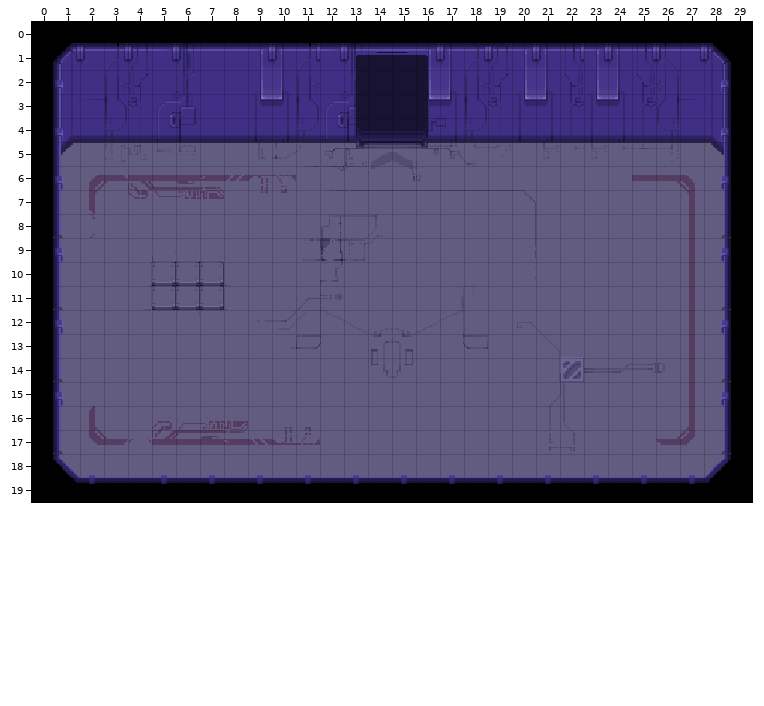
Level history. Tiled map: Assets/Tiled/roug.tmx. The picture above was drawn from the file before the commit.
Cells are 16x16 px. Shown: x 0..29, y 0..19.
The same view after the edit:
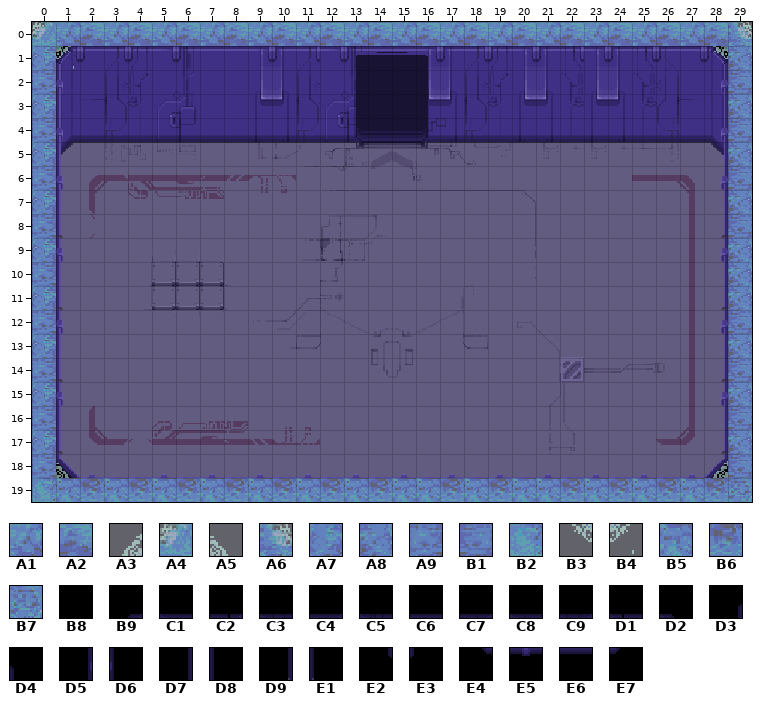
Key: from "Waves": A1 206, A2 207, A3 402, A4 404, A5 417, A6 817, A7 1201, A8 1218, A9 1401, B1 1418, B2 3203, B3 3402, B4 3417, B5 3606, B6 3607, B7 3614; from "new tile map2": B8 92, B9 93, C1 94, C2 95, C3 96, C4 97, C5 98, C6 99, C7 101, C8 102, C9 103, D1 104, D2 106, D3 163, D4 178, D5 234, D6 249, D7 305, D8 320, D9 660, E1 675, E2 1022, E3 1030, E4 1094, E5 1095, E6 1096, E7 1100.
__ is an empty cell.
Tiles of an added or newly shown layer are drawn over the layers below it.
See-through tiles are keyed as they look on the map.
Diff:
Layer "Слой тайлов 1":
The author changed tile B9 to tile A1 in row 0 at x 1.
The author changed tile C2 to tile A1 in row 0 at x 3 and 11.
The author changed tile C4 to tile A1 in row 0 at x 5 and 27.
The author changed tile C5 to tile A1 in row 0 at x 13.
The author changed tile C6 to tile A1 in row 0 at x 7 and 15.
The author changed tile C7 to tile A1 in row 0 at x 9 and 23.
The author changed tile C8 to tile A1 in row 0 at x 17 and 21.
The author changed tile C9 to tile A1 in row 0 at x 19 and 25.
The author changed tile C1 to tile A2 in row 0 at x 2.
The author changed tile C3 to tile A2 in row 0 at x 4.
The author changed tile C4 to tile A2 in row 0 at x 12.
The author changed tile C5 to tile A2 in row 0 at x 6.
The author changed tile C6 to tile A2 in row 0 at x 8 and 14.
The author changed tile C7 to tile A2 in row 0 at x 16 and 20.
The author changed tile C8 to tile A2 in row 0 at x 10, 18 and 24.
The author changed tile C9 to tile A2 in row 0 at x 22.
The author changed tile D1 to tile A2 in row 0 at x 26.
The author changed tile D2 to tile A2 in row 0 at x 28.
The author changed tile B8 to tile A4 in row 0 at x 0.
The author changed tile B8 to tile A6 in row 0 at x 29.
The author changed tile D3 to tile A7 in row 1 at x 0.
The author changed tile D5 to tile A7 in row 9 at x 0; in row 15 at x 0.
The author changed tile D7 to tile A7 in row 3 at x 0; in row 5 at x 0; in row 7 at x 0; in row 13 at x 0.
The author changed tile D9 to tile A7 in row 11 at x 0; in row 17 at x 0.
The author changed tile D4 to tile A8 in row 1 at x 29.
The author changed tile D6 to tile A8 in row 9 at x 29; in row 15 at x 29.
The author changed tile D8 to tile A8 in row 3 at x 29; in row 5 at x 29; in row 7 at x 29; in row 10 at x 29; in row 13 at x 29.
The author changed tile E1 to tile A8 in row 11 at x 29; in row 17 at x 29.
The author changed tile D5 to tile A9 in row 2 at x 0; in row 4 at x 0; in row 6 at x 0; in row 12 at x 0.
The author changed tile D7 to tile A9 in row 10 at x 0; in row 16 at x 0.
The author changed tile D9 to tile A9 in row 8 at x 0; in row 14 at x 0.
The author changed tile E2 to tile A9 in row 18 at x 0.
The author changed tile D6 to tile B1 in row 2 at x 29; in row 4 at x 29; in row 6 at x 29; in row 12 at x 29.
The author changed tile D8 to tile B1 in row 16 at x 29.
The author changed tile E1 to tile B1 in row 8 at x 29; in row 14 at x 29.
The author changed tile E3 to tile B1 in row 18 at x 29.
The author changed tile B8 to tile B2 in row 19 at x 0.
The author changed tile E4 to tile B5 in row 19 at x 1.
The author changed tile E5 to tile B5 in row 19 at x 5, 7, 9, 11, 13, 15, 21, 23, 25 and 27.
The author changed tile E6 to tile B5 in row 19 at x 3, 16, 18 and 20.
The author changed tile E5 to tile B6 in row 19 at x 2, 17 and 19.
The author changed tile E6 to tile B6 in row 19 at x 4, 6, 8, 10, 12, 14, 22, 24 and 26.
The author changed tile E7 to tile B6 in row 19 at x 28.
The author changed tile B8 to tile B7 in row 19 at x 29.
Layer "Tile Layer 2" (added):
Tile A3 now appears in row 18 at x 28.
Tile A5 now appears in row 18 at x 1.
Tile B3 now appears in row 1 at x 28.
Tile B4 now appears in row 1 at x 1.
Where, in picture pixels (left, top, right, bottom), the same in both pictures:
changed: (32, 22, 752, 502)
